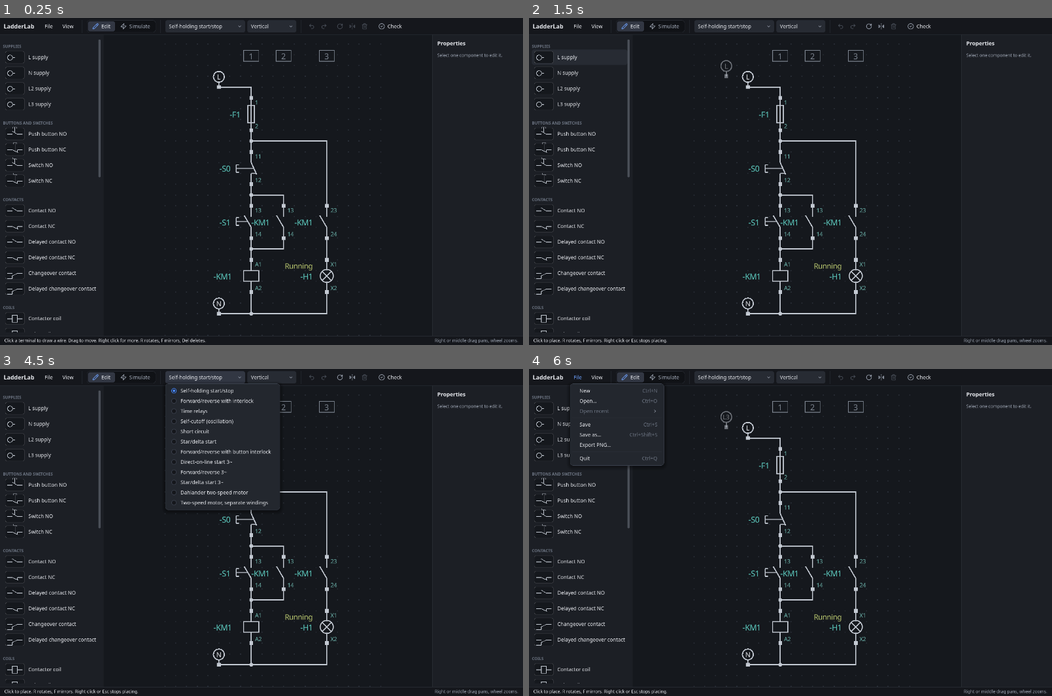
Above: before the commit, frames 1-4 (two rows, left to right).
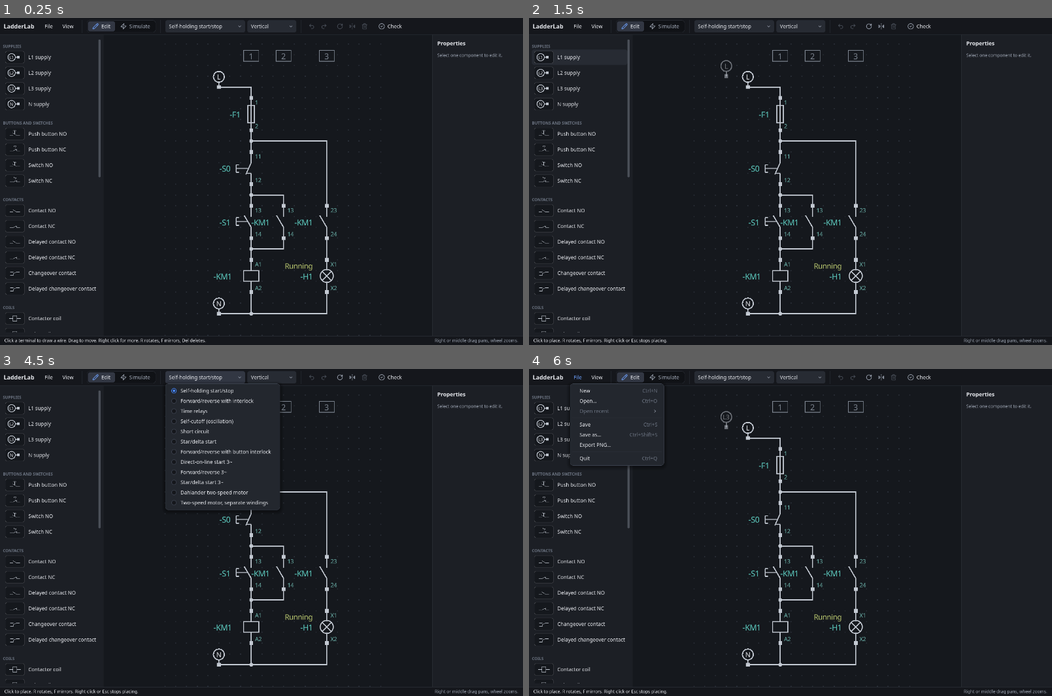
Above: after the commit, the same moments.

Repository: JarasonPC/ladder-lab
Game: Godot game, scene res://main.tscn
The game is run twice, just before and just after one commit, with the same random seed, the same clock (stepped at 60 frames per second) and the same inputs.
Inputs (mouse positions are in pixels of both pictures, inside the frame that each line leads up to):
- Up to frame 1 (0.25 s): no input
- Up to frame 2 (1.5 s): click (581, 57) at 0.5 s, where only the run before the commit has a clickable "L supply"; click (581, 57) at 1.25 s, where only the run after the commit has a clickable "L1 supply"
- Up to frame 3 (4.5 s): click "N supply" at 2 s; click "L2 supply" at 2.75 s; click "L3 supply" at 3.5 s; click "Self-holding start/stop" at 4.25 s
- Up to frame 4 (6 s): click "Self-holding start/stop" at 5 s; click "File" at 5.75 s

The runs differ from the first frame. In frame 1, 0.4% of the frame differs, in the area x 1-50%, y 10-97%; in frame 2, 0.4%; in frame 3, 0.4%; in frame 4, 0.4%.

Commit message:
Palette: supplies in L1 L2 L3 N order, icons fit their tiles; NC leans like NO
- Supply entries are ordered L1, L2, L3, N; their icons show the
  conductor name in the circle. A new phase supply is called L1 (plain L
  only next to an existing single-phase L).
- Palette icons are scaled to the drawing's real extent and clipped to
  their tile, so actuators no longer stick out.
- NC contacts are turned half round instead of only flipped, so their
  blade leans to the same side as an NO blade; delayed-contact arcs follow.

Co-Authored-By: Claude Opus 5.5 <noreply@anthropic.com>
Claude-Session: https://claude.ai/code/session_0195W1p1hzfqGfpWqfXK2WuV

Diff:
--- a/schematic/schematic_document.gd
+++ b/schematic/schematic_document.gd
@@ -555,11 +555,19 @@
 	var base: String = "N"
 	match conductor:
 		PowerSupply.Conductor.L:
-			# Next to L2 and L3 the first phase is called L1.
-			base = "L"
+			# L1, unless a single-phase drawing already names its phase plain
+			# "L" (then "L.2", "L.3", ...); next to L2 or L3 always L1.
+			base = "L1"
+			var plain: bool = false
 			for c: CircuitComponent in circuit.get_components():
-				if c is PowerSupply and (c as PowerSupply).conductor in [PowerSupply.Conductor.L2, PowerSupply.Conductor.L3]:
-					base = "L1"
+				if c is PowerSupply:
+					if (c as PowerSupply).conductor in [PowerSupply.Conductor.L2, PowerSupply.Conductor.L3]:
+						plain = false
+						break
+					if c.designation == "L" or c.designation.begins_with("L."):
+						plain = true
+			if plain:
+				base = "L"
 		PowerSupply.Conductor.L2:
 			base = "L2"
 		PowerSupply.Conductor.L3:
--- a/test/unit/test_editor.gd
+++ b/test/unit/test_editor.gd
@@ -237,7 +237,7 @@
 func test_three_phase_parts_from_the_palette() -> void:
 	_place({"type": "coil", "kind": "contactor"}, Vector2i(20, 4))
 	var x: int = 5
-	var wanted: PackedStringArray = ["L2 supply", "L supply", "L3 supply", "Main contacts", "Fuse 3-pole", "Motor breaker 3-pole", "Overload relay 3-pole", "Motor 3~", "Motor 3~ star/delta", "Motor 3~ Dahlander", "Motor 3~ two windings", "Motor 3~ three windings"]
+	var wanted: PackedStringArray = ["L2 supply", "L1 supply", "L3 supply", "Main contacts", "Fuse 3-pole", "Motor breaker 3-pole", "Overload relay 3-pole", "Motor 3~", "Motor 3~ star/delta", "Motor 3~ Dahlander", "Motor 3~ two windings", "Motor 3~ three windings"]
 	for title: String in wanted:
 		for entry: Dictionary in Palette.ENTRIES:
 			if entry["title"] == title:
--- a/test/unit/test_three_phase.gd
+++ b/test/unit/test_three_phase.gd
@@ -269,7 +269,7 @@
 
 func test_supply_designations_follow_the_conductor() -> void:
 	var doc: SchematicDocument = SchematicDocument.new()
-	assert_eq(doc.next_supply_designation(PowerSupply.Conductor.L), "L")
+	assert_eq(doc.next_supply_designation(PowerSupply.Conductor.L), "L1", "a new phase supply is L1")
 	assert_eq(doc.next_supply_designation(PowerSupply.Conductor.L2), "L2")
 	doc.add(PowerSupply.new("L2", PowerSupply.Conductor.L2), Vector2i(0, 0))
 	assert_eq(doc.next_supply_designation(PowerSupply.Conductor.L), "L1", "L1 next to L2")
--- a/ui/editor/palette.gd
+++ b/ui/editor/palette.gd
@@ -7,10 +7,10 @@
 
 ## Entries: English title (translated with tr()) and component template.
 const ENTRIES: Array[Dictionary] = [
-	{"title": "L supply", "template": {"type": "supply", "conductor": "L"}},
-	{"title": "N supply", "template": {"type": "supply", "conductor": "N"}},
+	{"title": "L1 supply", "template": {"type": "supply", "conductor": "L"}},
 	{"title": "L2 supply", "template": {"type": "supply", "conductor": "L2"}},
 	{"title": "L3 supply", "template": {"type": "supply", "conductor": "L3"}},
+	{"title": "N supply", "template": {"type": "supply", "conductor": "N"}},
 	{"title": "Push button NO", "template": {"type": "push_button", "contact": "NO"}},
 	{"title": "Push button NC", "template": {"type": "push_button", "contact": "NC"}},
 	{"title": "Switch NO", "template": {"type": "latching_switch", "contact": "NO"}},
@@ -43,9 +43,9 @@
 	{"title": "Motor 3~ three windings", "template": {"type": "motor3", "motor_kind": "three_windings"}},
 ]
 
-const ICON_SCALE: float = 0.7
-## Three-pole symbols and motors are drawn upright and smaller.
-const LARGE_ICON_SCALE: float = 0.38
+## Largest scale of a symbol on its tile; smaller when it would not fit.
+const MAX_ICON_SCALE: float = 0.7
+const ICON_PADDING: float = 3.0
 ## Paper tile behind each symbol, at the left of its row.
 const TILE := Rect2(6, 4, 54, 34)
 
@@ -157,16 +157,19 @@
 		_headers[i].text = _group_title(_header_titles[i]).to_upper()
 
 
-## Draws the symbol lying horizontally on a paper tile at the left of the button.
+## Draws the symbol on a paper tile at the left of the button, scaled to fit
+## it: two-terminal symbols and supplies lying horizontally, three-pole
+## devices and motors upright. Supplies show their conductor name in the circle.
 func _add_icon(button: Button, template: Dictionary) -> void:
 	var data: Dictionary = template.duplicate()
-	data["designation"] = str(data["conductor"]) if data.has("conductor") else "X1"
+	var conductor: String = str(data.get("conductor", ""))
+	data["designation"] = ("L1" if conductor == "L" else conductor) if not conductor.is_empty() else "X1"
 	var component: CircuitComponent = DocumentSerializer.component_from_dict(data)
-	var large: bool = component.get_terminal_names().size() > 3 or component is ThreePhaseMotor
-	var placement: Placement = Placement.new(Vector2i.ZERO, 0, false) if large else Placement.new(Vector2i.ZERO, 3, true)
+	var supply: bool = component is PowerSupply
+	var upright: bool = component is ThreePhaseMotor or component.get_terminal_names().size() > 3
+	var placement: Placement = Placement.new(Vector2i.ZERO, 0, false) if upright else Placement.new(Vector2i.ZERO, 3, true)
 	var symbol: SchematicSymbol = SymbolFactory.create(component, placement)
-	symbol.show_labels = false
-	symbol.scale = Vector2.ONE * (LARGE_ICON_SCALE if large else ICON_SCALE)
+	symbol.show_labels = supply
 	# Symbols are drawn for the light schematic paper, so give them a tile of it.
 	var paper: Panel = Panel.new()
 	_tiles.append(paper)
@@ -175,10 +178,21 @@
 	paper.position = TILE.position
 	paper.size = TILE.size
 	paper.mouse_filter = Control.MOUSE_FILTER_IGNORE
+	paper.clip_contents = true
 	button.add_child(paper)
-	var span: float = SymbolGeometry.SPAN * SymbolGeometry.GRID * ICON_SCALE
-	var at: Vector2 = Vector2(6.0 + (span * 0.5 if component is PowerSupply else 0.0), 18.0)
-	if large:
-		at = Vector2(10.0, 5.0) if not (component is ThreePhaseMotor) else Vector2(7.0, 1.0)
-	symbol.position = TILE.position + at
-	button.add_child(symbol)
+	# Extent of the drawing: body and terminals, turned like the placement.
+	var g: float = float(SymbolGeometry.GRID)
+	var local: Rect2 = SymbolGeometry.local_body(component)
+	for cell: Vector2i in SymbolGeometry.local_terminals(component).values():
+		local = local.expand(Vector2(cell))
+	local = Rect2(local.position * g, local.size * g).grow(2.0 if supply else 6.0)
+	var t: Transform2D = SymbolGeometry.draw_transform(placement)
+	var extent: Rect2 = Rect2(t * local.position, Vector2.ZERO)
+	for corner: Vector2 in [local.end, Vector2(local.position.x, local.end.y), Vector2(local.end.x, local.position.y)]:
+		extent = extent.expand(t * corner)
+	var room: Vector2 = TILE.size - Vector2.ONE * 2.0 * ICON_PADDING
+	# Supplies at full size, so the conductor name in the circle stays readable.
+	var s: float = minf(1.0 if supply else MAX_ICON_SCALE, minf(room.x / extent.size.x, room.y / extent.size.y))
+	symbol.scale = Vector2(s, s)
+	symbol.position = TILE.size * 0.5 - extent.get_center() * s
+	paper.add_child(symbol)
--- a/ui/symbols/contact_symbol.gd
+++ b/ui/symbols/contact_symbol.gd
@@ -1,7 +1,8 @@
 class_name ContactSymbol
 extends SchematicSymbol
 ## NO / NC contact (IEC 60617 S00227 / S00229) drawn in its current position
-## (NO opens upward, NC is drawn pivoting from the top and opens downward),
+## (NO opens upward, NC is drawn pivoting from the top and opens downward;
+## both blades lean to the same side, as in the guide),
 ## with the push-button (S00253) or turn-switch (S00254) actuator, the thermal
 ## actuator of overload relay contacts, and the delay "parachute"
 ## (S00243-S00246) for delayed timer contacts.
@@ -31,10 +32,11 @@
 	var element: SwitchingElement = component as SwitchingElement
 	var is_nc: bool = element.contact_type == SwitchingElement.ContactType.NC
 	var closed: bool = element.is_closed()
-	# NO: pivot at the bottom, blade opens upward. NC: drawn upside down, with
-	# the pivot at the top and the hook at the bottom, so it opens downward.
+	# NO: pivot at the bottom, blade opens upward. NC: turned half round, with
+	# the pivot at the top and the hook at the bottom, so it opens downward and
+	# its blade leans to the same side as an NO blade.
 	var flip: Callable = func(v: Vector2) -> Vector2:
-		return Vector2(v.x, 3 * G - v.y) if is_nc else v
+		return Vector2(-v.x, 3 * G - v.y) if is_nc else v
 	# Terminal 0 is at the top: the fixed side of an NO contact, the pivot of an NC.
 	var fixed_terminal: int = 1 if is_nc else 0
 	var pivot_terminal: int = 1 - fixed_terminal
@@ -73,8 +75,10 @@
 		var contact: Contact = component as Contact
 		if contact.delayed and contact.linked_coil is TimerRelay:
 			var on_delay: bool = (contact.linked_coil as TimerRelay).mode == TimerRelay.Mode.ON_DELAY
-			# NO closes (moves right) and NC opens (moves left) when operated.
-			var delayed_move_right: bool = on_delay != is_nc
+			# Operated, an NO blade moves right to close and an NC blade (turned
+			# half round) moves right to open: the delayed move is to the
+			# right for on-delay contacts.
+			var delayed_move_right: bool = on_delay
 			_draw_parachute(middle, delayed_move_right, color)
 
 
Not shown, changed: translations/cs.po
Not shown, changed: translations/ladder_lab.pot
